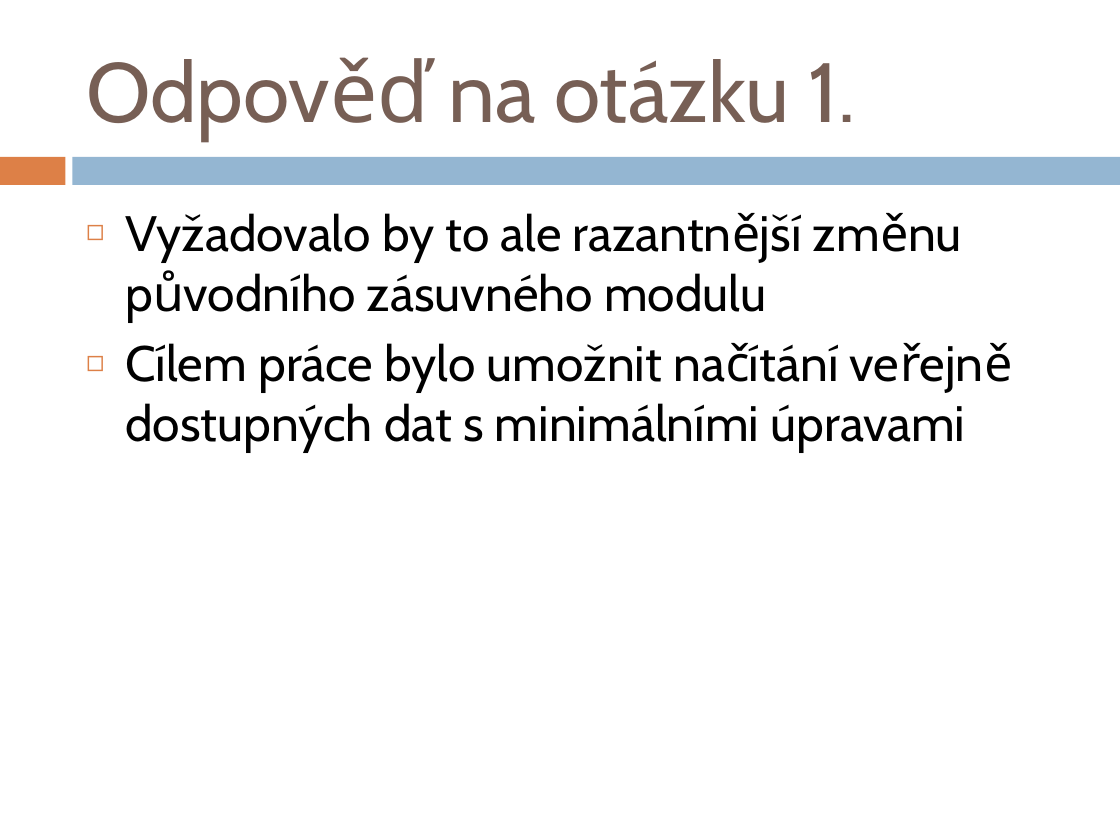
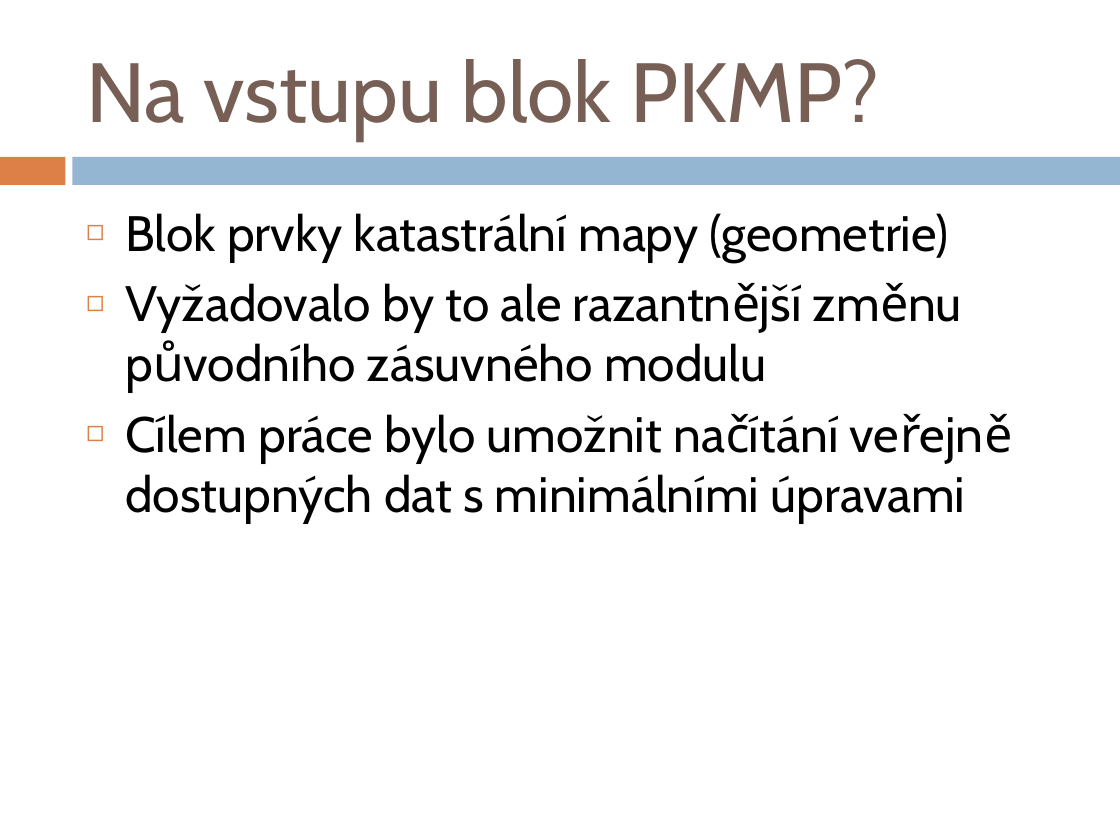
Before and after one commit to ctu-geoforall-lab-projects/bp-kettner-2018, a slide deck: slide 15 of prezentace/obhajoba_prezentace_kettner.pptx (slide 13 before the commit). Drawn at 1120x840 pixels with LibreOffice and Linux fonts; fonts in the diff are those of the drawing. Boxes give left, top, right and bottom in pixels: in the first picture for what was removed or moved away, otherwise in the second. Text is boxed around its words. In the diff, an @@ line names an element or a change of style, - is before the commit and + after.

```diff
--- a/prezentace/obhajoba_prezentace_kettner.pptx
+++ b/prezentace/obhajoba_prezentace_kettner.pptx
@@ title at (x1=86, y1=59, x2=879, y2=140): text changed @@
-Odpověď na otázku 1.
+Na vstupu blok PKMP?
@@ text at (x1=125, y1=213, x2=949, y2=261): paragraph added @@
+◻ Blok prvky katastrální mapy (geometrie)
```
Also in this commit, not shown: 5 other slides changed, 2 slides added, 1 other file.
